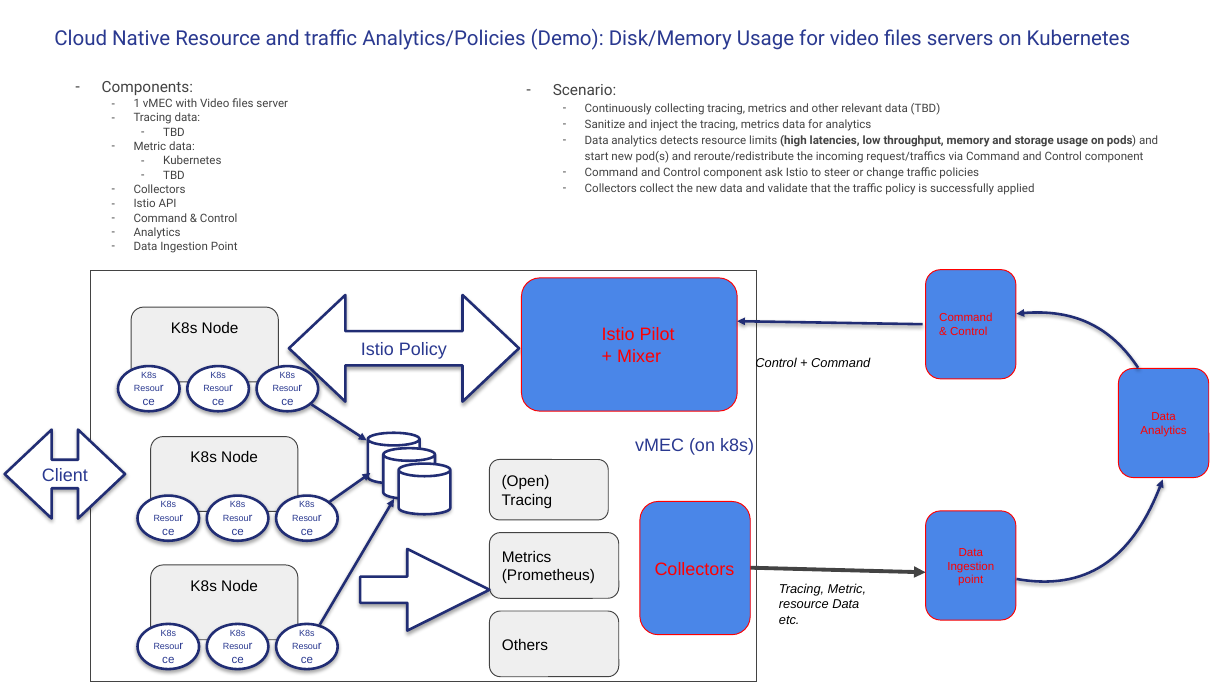
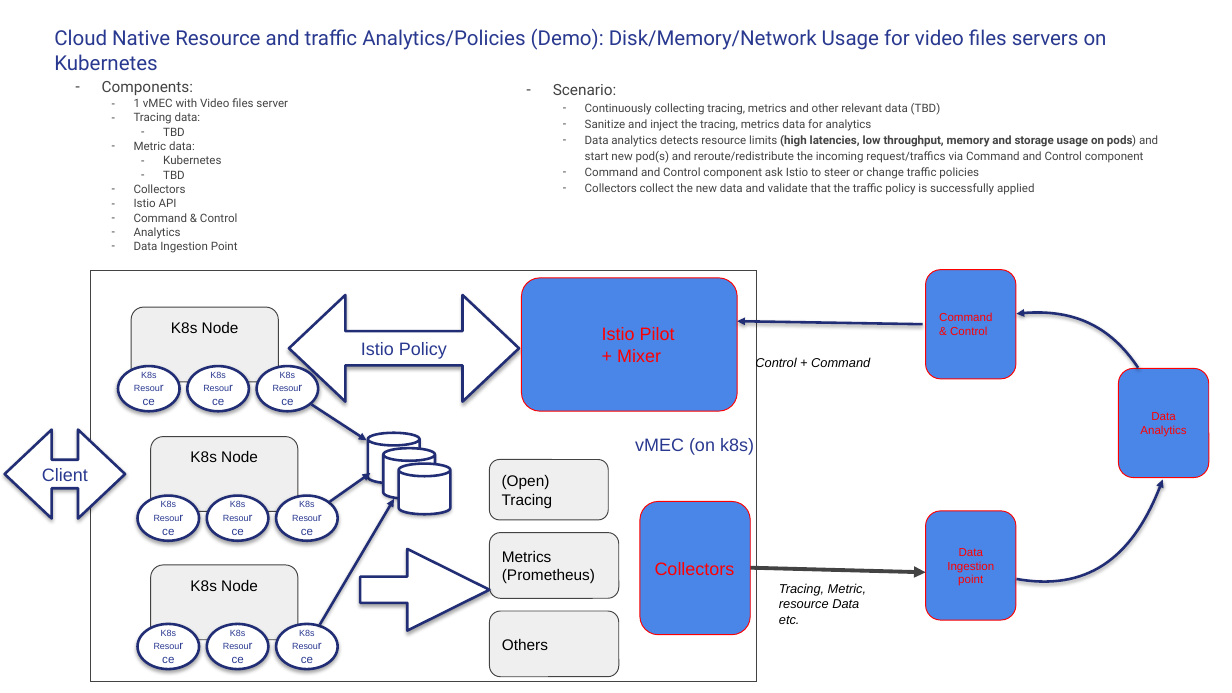
Before and after one commit to adhocmaster/everest, a slide deck: slide 6 of docs/Everest(intelligent_traffic_steering).pptx. Drawn at 1232x693 pixels with LibreOffice and Linux fonts; fonts in the diff are those of the drawing. Boxes give left, top, right and bottom in pixels: in the first picture for what was removed or moved away, otherwise in the second. Text is boxed around its words. In the diff, an @@ line names an element or a change of style, - is before the commit and + after.

```diff
--- a/docs/Everest(intelligent_traffic_steering).pptx
+++ b/docs/Everest(intelligent_traffic_steering).pptx
@@ title at <box>54,29,1107,70</box>: text changed @@
-Cloud Native Resource and traffic Analytics/Policies (Demo): Disk/Memory Usage for video files servers on Kubernetes
+Cloud Native Resource and traffic Analytics/Policies (Demo): Disk/Memory/Network Usage for video files servers on Kubernetes
```
Also in this commit, not shown: 1 other slide changed, 1 slide added, 38 other files.
